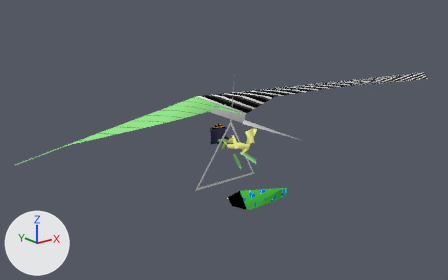
The glTF model site/public/pilotwings-64-n64/objects/uvmd-0289.glb as it was, and as the next commit left it.
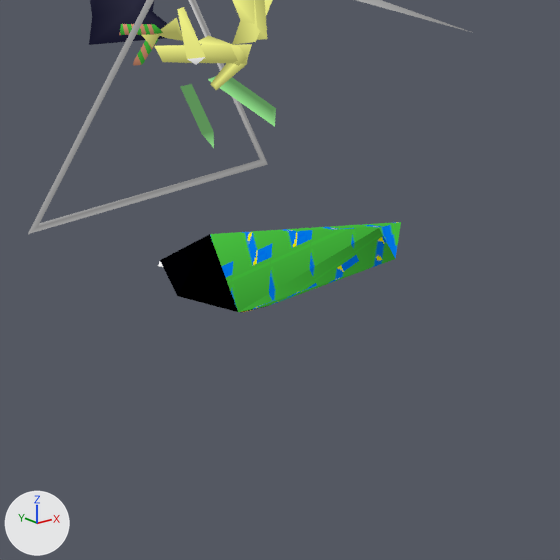
Each version is shown whole from a 50 mm camera at (-664.0, -794.0, 322.0) aimed at (-16.0, 16.0, -2.0), then close up on the part from 42% to 73% of the width and 48% to 97% of the height. The axes (+X, +Y, +Z) are drawn at lower left. The lights are the same throughout. The last two pictures show the newer version. Where no turn or scale is listed for an object, it has been applied to the vertices. Vertices at exactly the same position are counted once.

In view in the first close-up: 'part-01', 'part-03', 'part-04', 'part-05', 'part-08', 'part-09', 'part-12' and 8 more.
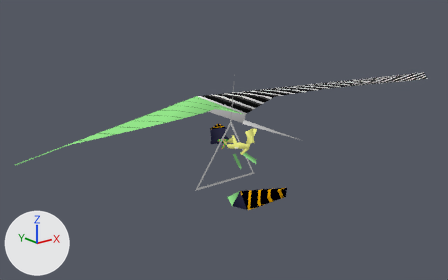
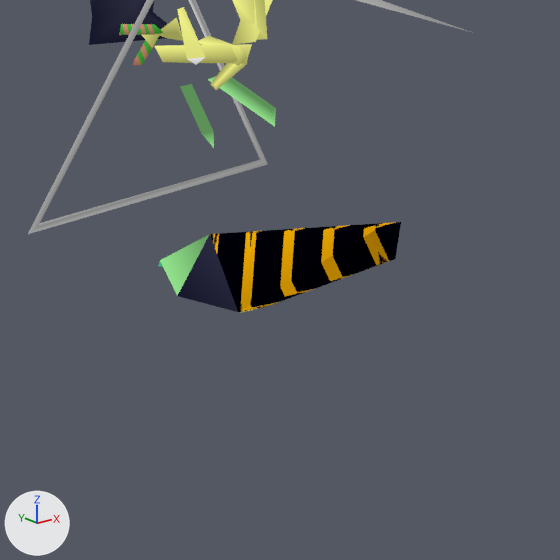
Boxes (x1, y1, x2, y2) around the edits, measured in the close-ups (560 x 560 px):
```json
{"part": 1, "of": "me_part_03", "change": "recoloured", "before": [210, 222, 401, 312], "after": [210, 222, 401, 312], "on screen": "green to black"}
{"part": 2, "of": "me_part_03", "change": "recoloured", "before": [160, 234, 238, 312], "after": [160, 234, 238, 312], "on screen": "lighter"}
```

Scene script edits in JSON lines:
```json
{"block": "me_part_03", "where": "me_part_03.from_pydata(...)  # 13 vertices, 22 faces; spans x -24.2..24.3, y -73.0..45.8, z -36.2..21.3"}
{"block": "me_part_03", "where": "# used by ob_part_03; location = (0.0, -35.5, -84.1)"}
{"block": "me_part_03", "change": "me_part_03 part 1: 7 faces spanning x -14.0..24.3, y -73.0..20.5, z -34.6..21.3 switch from mat_tex_005 to mat_tex_008"}
{"block": "me_part_03", "change": "me_part_03 part 2: 4 faces spanning x -24.2..7.3, y -9.3..36.7, z -36.2..-6.5 switch from mat_tex_007 to mat_tex_006"}
```
